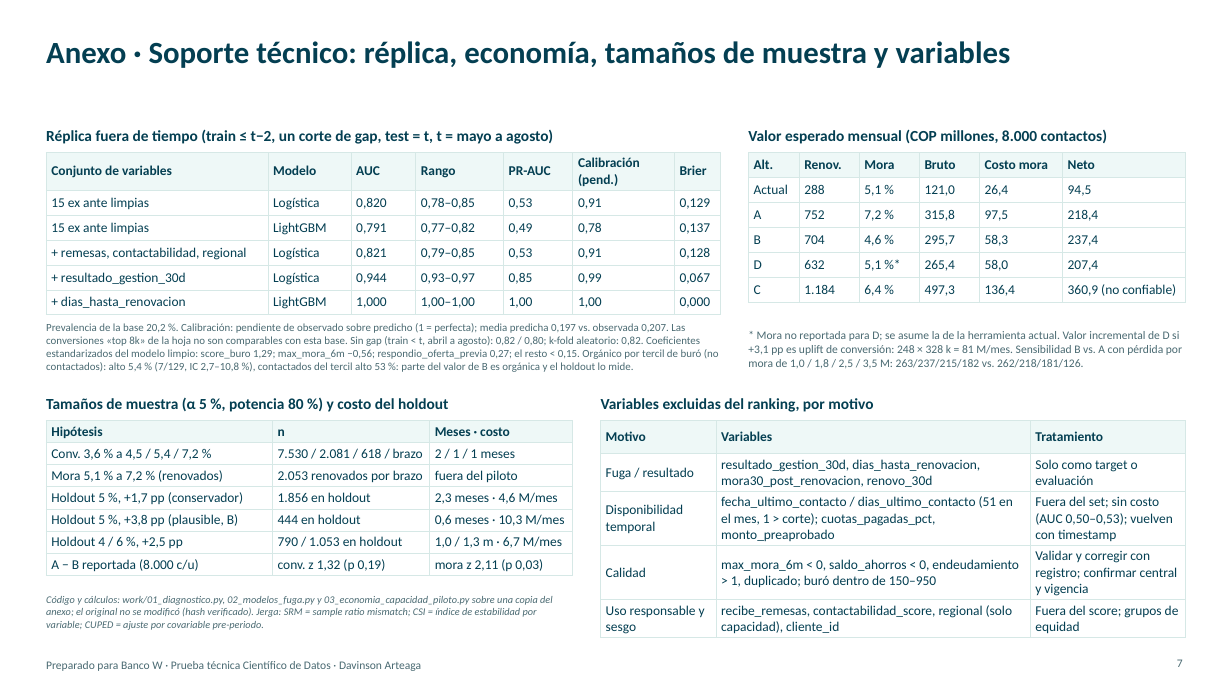
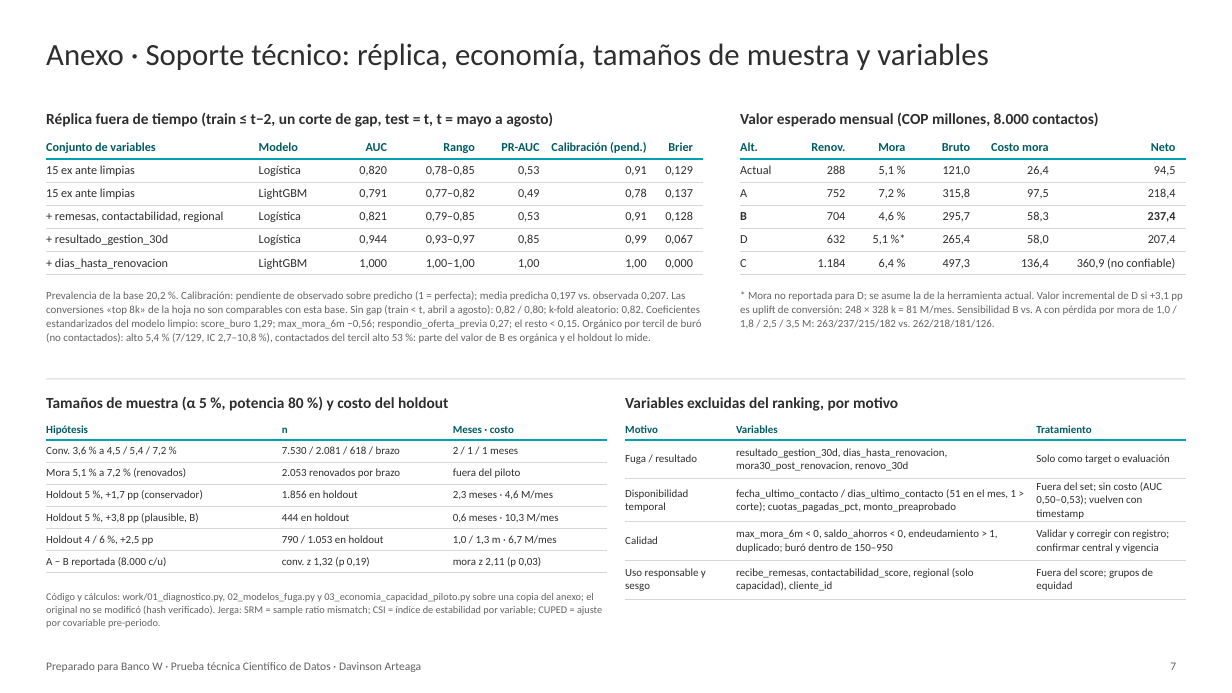
Before and after one commit to DavinsonA/bancow, a slide deck: slide 7 of entregables/BancoW_Priorizacion_Renovaciones_DavinsonArteaga.pptx. Drawn at 1232x693 pixels with LibreOffice and Linux fonts; fonts in the diff are those of the drawing. Boxes give left, top, right and bottom in pixels: in the first picture for what was removed or moved away, otherwise in the second. Text is boxed around its words. In the diff, an @@ line names an element or a change of style, - is before the commit and + after.

```diff
--- a/entregables/BancoW_Priorizacion_Renovaciones_DavinsonArteaga.pptx
+++ b/entregables/BancoW_Priorizacion_Renovaciones_DavinsonArteaga.pptx
@@ title "Anexo · Soporte técnico: réplica, ..." at <box>46,43,988,70</box>: text colour #043F52 to #2E2E2E, bold off @@
@@ text "Réplica fuera de tiempo (train ...": place and size @@
-text "Réplica fuera de tiempo (train ..." at <box>46,129,553,144</box>
+text "Réplica fuera de tiempo (train ..." at <box>46,112,553,127</box>
@@ text "Valor esperado mensual (COP millones, ...": place and size @@
-text "Valor esperado mensual (COP millones, ..." at <box>748,129,1107,144</box>
+text "Valor esperado mensual (COP millones, ..." at <box>740,112,1098,127</box>
@@ table at <box>46,136,703,273</box> @@
@@ fill #EEF8F7 to none in row 1 @@
@@ size 10.5 to 9.5 pt @@
@@ text colour #043F52 to #005C63 in "Conjunto de variables", "Modelo", "AUC", "Rango" and 3 more places @@
@@ text colour #043F52 to #2E2E2E in "15 ex ante limpias", "Logística", "0,820", "0,78–0,85" and 31 more places @@
@@ alignment left to right @@
@@ borders changed @@
@@ table: place and size @@
-table at <box>46,152,721,313</box>
+table at <box>46,136,703,273</box>
@@ table at <box>740,136,1186,273</box> @@
@@ fill #EEF8F7 to none in row 1 @@
@@ size 10.5 to 9.5 pt @@
@@ text colour #043F52 to #005C63 in "Alt.", "Renov.", "Mora", "Bruto" and 2 more places @@
@@ text colour #043F52 to #2E2E2E in "Actual", "288", "5,1 %", "121,0" and 26 more places @@
@@ bold on in "B", "237,4" @@
@@ alignment left to right @@
@@ borders changed @@
@@ table: place and size @@
-table at <box>749,152,1186,300</box>
+table at <box>740,136,1186,273</box>
@@ text "Prevalencia de la base 20,2 ...": place and size @@
-text "Prevalencia de la base 20,2 ..." at <box>46,323,719,372</box>
+text "Prevalencia de la base 20,2 ..." at <box>46,291,702,343</box>
@@ text "Prevalencia de la base 20,2 ..." at <box>46,291,702,343</box>: text colour #4A6A72 to #656365; line spacing 1 to 1.05; vertical alignment middle to top @@
@@ text "* Mora no reportada para ...": place and size @@
-text "* Mora no reportada para ..." at <box>748,331,1182,368</box>
+text "* Mora no reportada para ..." at <box>740,291,1182,328</box>
@@ text "* Mora no reportada para ..." at <box>740,291,1182,328</box>: size 9 to 8.5 pt, text colour #4A6A72 to #656365; line spacing 1 to 1.05; vertical alignment middle to top @@
@@ line added from (46, 379) to (1186, 379), #DAD7D2 0.75 pt @@
@@ table at <box>46,418,607,571</box> @@
@@ fill #EEF8F7 to none in row 1 @@
@@ size 10.5 to 8.5 pt, text colour #043F52 to #2E2E2E @@
@@ text colour #043F52 to #005C63 in "Hipótesis", "n", "Meses · costo" @@
@@ borders changed @@
@@ table: place and size @@
-table at <box>46,421,573,576</box>
+table at <box>46,418,607,571</box>
@@ text colour #043F52 to #2E2E2E; line spacing 1 to 1.15; vertical alignment middle to top in 4 elements at <box>740,112,1098,127</box>, <box>46,112,553,127</box>, <box>46,397,448,411</box>, <box>625,397,898,411</box> @@
@@ text "Variables excluidas del ranking, por ...": place and size @@
-text "Variables excluidas del ranking, por ..." at <box>601,398,873,412</box>
+text "Variables excluidas del ranking, por ..." at <box>625,397,898,411</box>
@@ table at <box>626,418,1187,595</box> @@
@@ fill #EEF8F7 to none in row 1 @@
@@ size 10.5 to 8.5 pt, text colour #043F52 to #2E2E2E @@
@@ text colour #043F52 to #005C63 in "Motivo", "Variables", "Tratamiento" @@
@@ borders changed @@
@@ table: place and size @@
-table at <box>601,421,1186,638</box>
+table at <box>626,418,1187,595</box>
@@ text "Código y cálculos: work/01_diagnostico.py, 02_modelos_fuga.p ..." at <box>46,593,602,628</box>: text colour #4A6A72 to #656365, italic off; line spacing 1 to 1.05 @@
@@ text "Preparado para Banco W · ..." at <box>46,662,422,672</box>: text colour #4A6A72 to #656365 @@
@@ page number at <box>1170,662,1176,670</box>: text colour #4A6A72 to #656365 @@
```
Also in this commit, not shown: 6 other slides changed, 1 other file.
